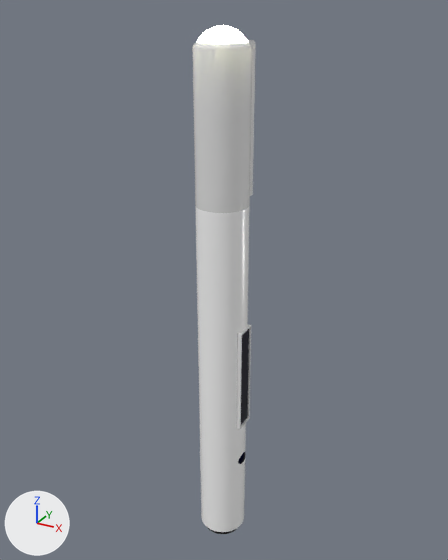
What one commit did to the glTF model public/pen.glb.
The view is the same before and after, from a 50 mm camera at (0.857, -1.549, 0.233) aimed at (-0.029, 0.062, -0.572). Arrows for +X, +Y and +Z are at lower left; the lights stay in place. The picture after the commit comes second.
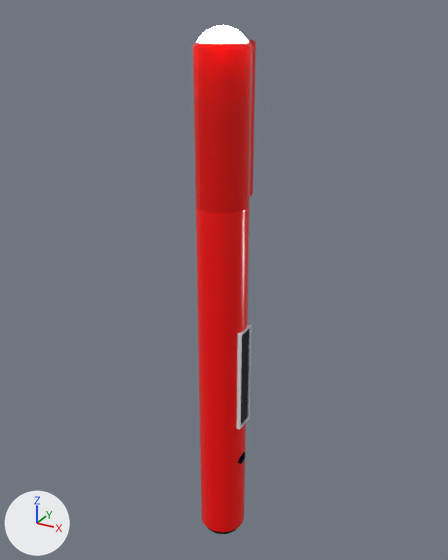
Diff of the bpy script that builds the scene:
```diff
--- a/public/pen.glb.py
+++ b/public/pen.glb.py
@@ mat_plastic__1 @@
 mat_plastic__1 = principled_material('Plastic (1)')
-mat_plastic__1.base_color = (1.0, 1.0, 1.0)  # white #ffffff
+mat_plastic__1.base_color = (1.0, 0.0, 0.0)  # red #ff0000
 mat_plastic__1.roughness = 0.0
@@ mat_plastic @@
 n0 = _N.new('ShaderNodeBsdfPrincipled'); n0.name = 'Principled BSDF'
-n0.inputs[0].default_value = (1.0, 1.0, 1.0, 1.0)  # 'Base Color', white #ffffff
+n0.inputs[0].default_value = (1.0, 0.0, 0.0, 1.0)  # 'Base Color', red #ff0000
 n0.inputs[2].default_value = 0.21  # 'Roughness'
```

Changed parts and their boxes [x1, y1, x2, y2] in the pictures (448 x 560 px):
'Mesh_6', recoloured (darker): [195, 206, 250, 532] in both
'Mesh_3', recoloured: [192, 40, 256, 213] in both
